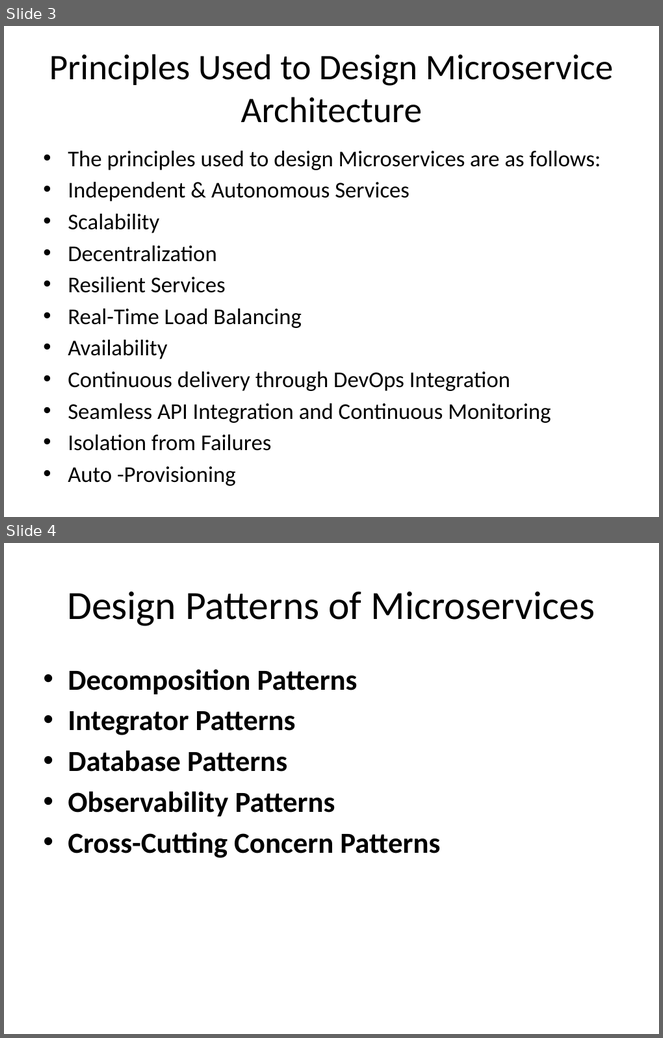
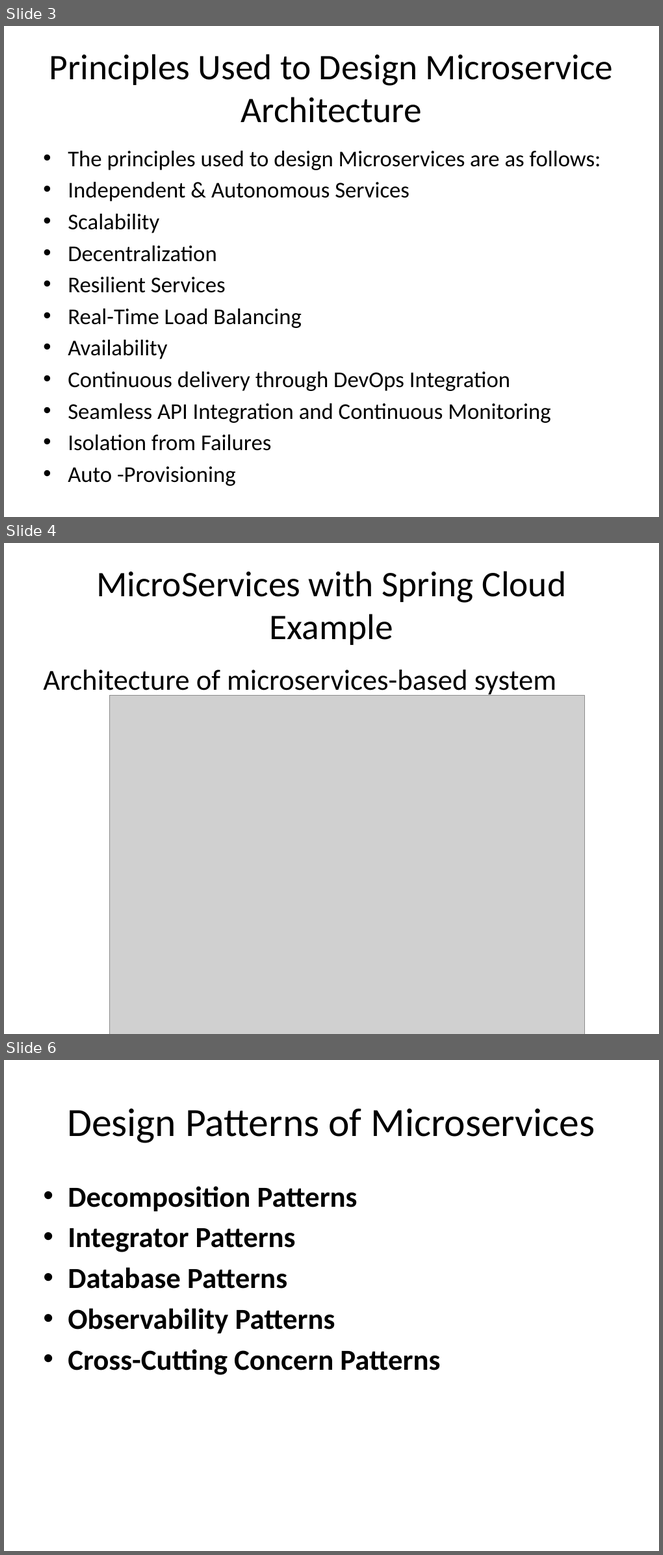
Before and after one commit to techelly/cloudthatmicroservies, a slide deck: Micro services Design Pattern.pptx. Shown one above the other, each under a label of ours: slides 3 and 4 before the commit, slides 3, 4 and 6 after it; the slides between them are not shown. The pictures are 663x1038 and 663x1555 pixels, drawn with LibreOffice and Linux fonts; fonts in the diff are those of the drawing; grey boxes stand for pictures. Boxes give left, top, right and bottom in pixels: in the first picture for what was removed or moved away, otherwise in the second. Text is boxed around its words. In the diff, an @@ line names an element or a change of style, - is before the commit and + after.

Commit message:
Updated the design pattern examples and ppts

```diff
--- a/Micro services Design Pattern.pptx
+++ b/Micro services Design Pattern.pptx
@@ slide 4 added at (4,543,659,1034), background #FFFFFF @@
@@ title added at (96,571,566,645), 39.6 pt, text #000000 @@
+MicroServices with Spring Cloud Example
@@ text added at (43,670,556,698), 32 pt, text #000000 @@
+Architecture of microservices-based system
@@ picture added at (109,695,584,1034) @@
@@ what was slide 4 is now slide 6 @@
```
Also in this commit, not shown: 1 other slide added, 38 other files.
